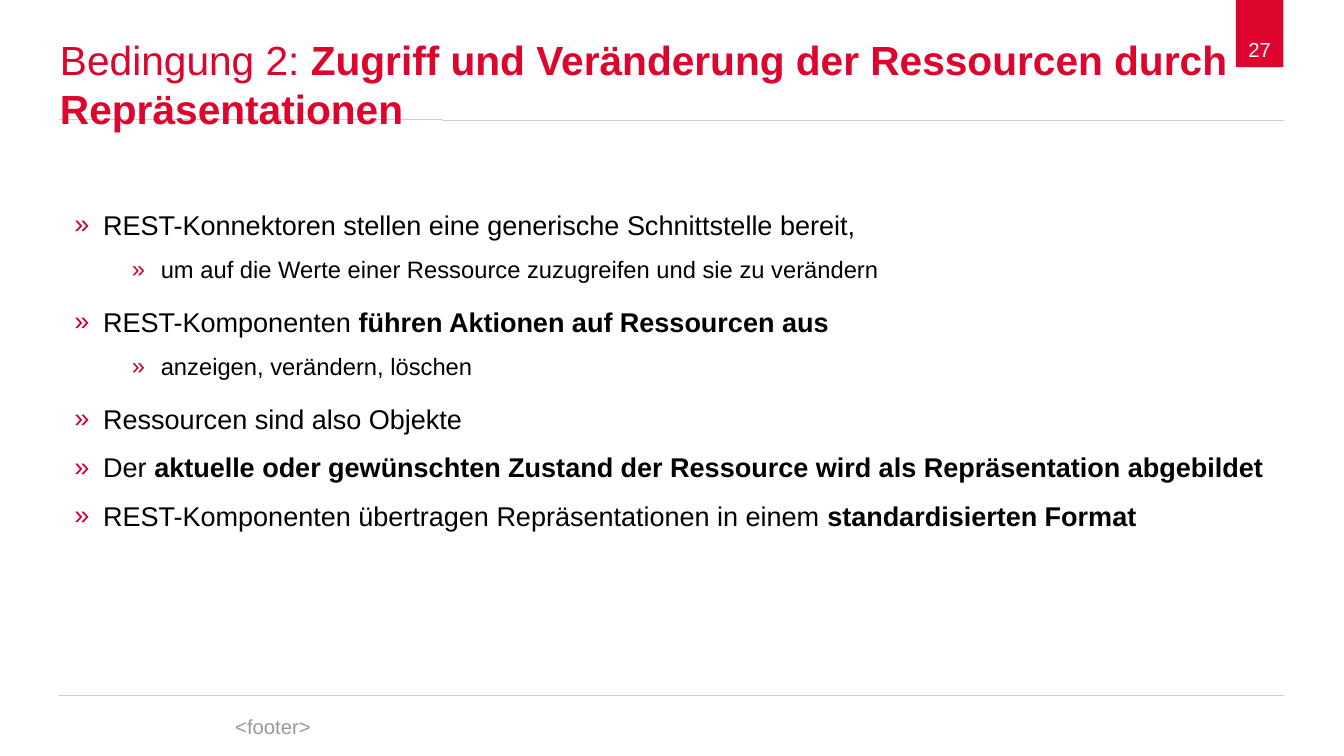
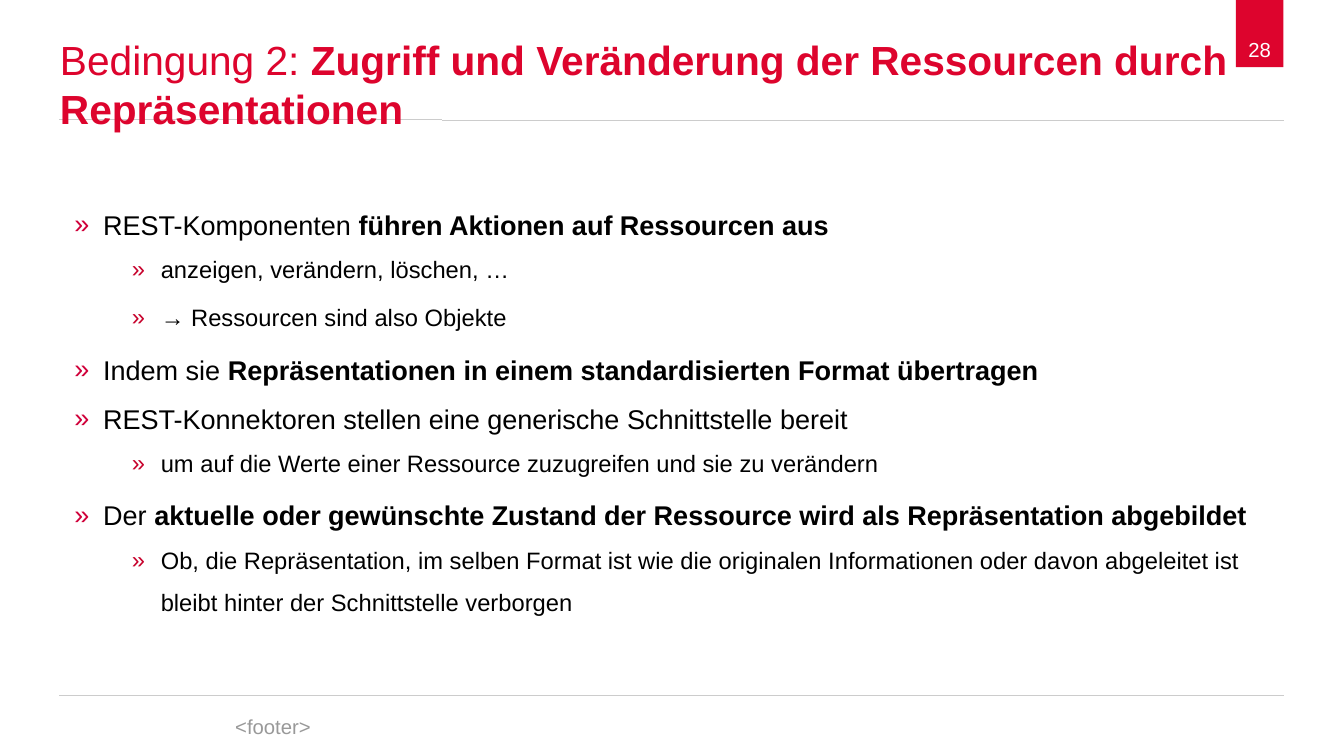
Before and after one commit to spaceone/presentations, a slide deck: slide 28 of representational-state-transfer/representational-state-transfer.odp (slide 27 before the commit). Drawn at 1344x756 pixels with LibreOffice and Linux fonts; fonts in the diff are those of the drawing; background and template pictures are left out. Boxes give left, top, right and bottom in pixels: in the first picture for what was removed or moved away, otherwise in the second. Text is boxed around its words. In the diff, an @@ line names an element or a change of style, - is before the commit and + after.

```diff
--- a/representational-state-transfer/representational-state-transfer.odp
+++ b/representational-state-transfer/representational-state-transfer.odp
@@ page number at (1248, 43, 1271, 58): text changed @@
-27
+28
@@ text at (103, 215, 1038, 434): text changed @@
-» REST-Konnektoren stellen eine generische Schnittstelle bereit,
+» REST-Komponenten führen Aktionen auf Ressourcen aus
+    » anzeigen, verändern, löschen, …
+    » → Ressourcen sind also Objekte
+» Indem sie Repräsentationen in einem standardisierten Format übertragen
+» REST-Konnektoren stellen eine generische Schnittstelle bereit
@@ text at (103, 505, 1246, 616): text changed; size 16 to 14 pt; bold off @@
-» REST-Komponenten führen Aktionen auf Ressourcen aus
-    » anzeigen, verändern, löschen
-» Ressourcen sind also Objekte
-» Der aktuelle oder gewünschten Zustand der Ressource wird als Repräsentation abgebildet
-» REST-Komponenten übertragen Repräsentationen in einem standardisierten Format
+» Der aktuelle oder gewünschte Zustand der Ressource wird als Repräsentation abgebildet
+    » Ob, die Repräsentation, im selben Format ist wie die originalen Informationen oder davon abgeleitet ist bleibt hinter der Schnittstelle verborgen
```
Also in this commit, not shown: 9 other slides changed, 5 slides added, 9 slides removed, 3 other files.
